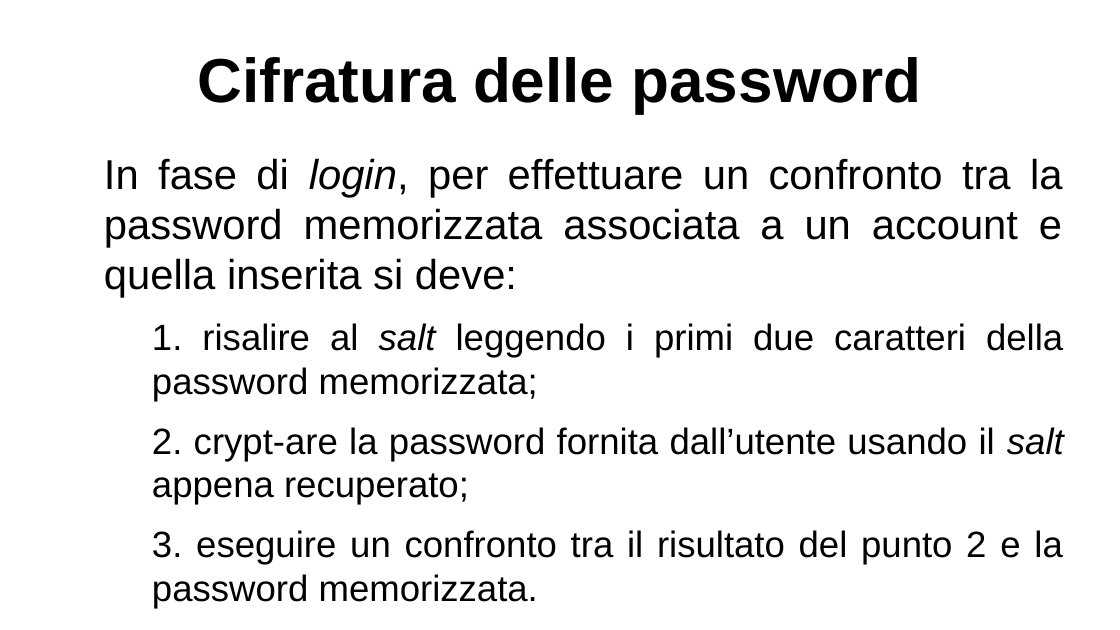
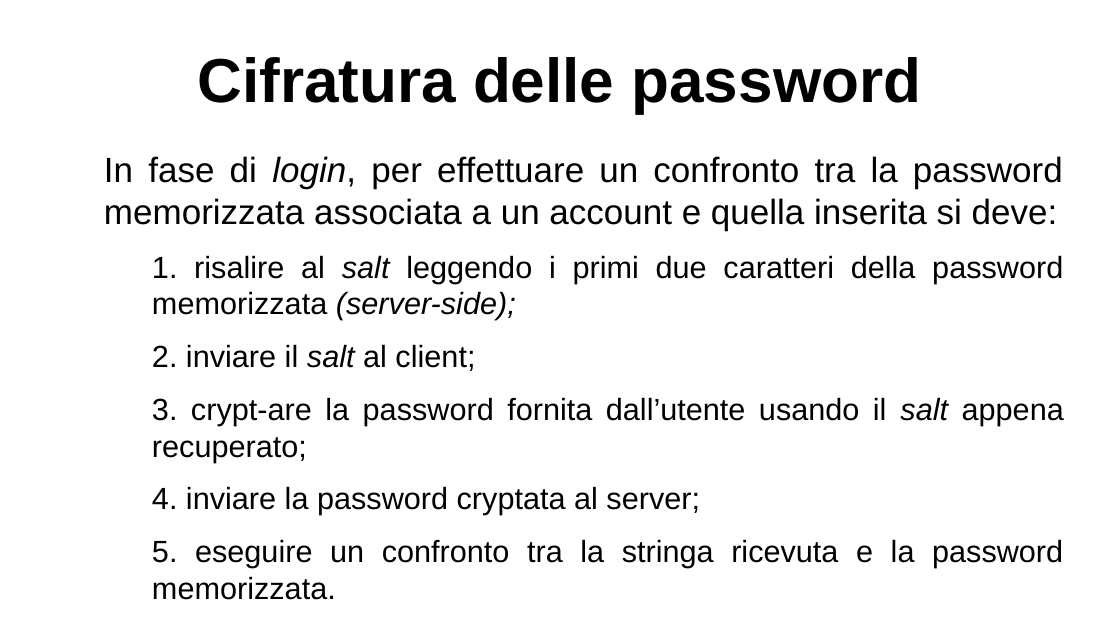
Before and after one commit to lucaMastro/progetto_SO, a slide deck: slide 37 of presentazione_progetto_SO.odp (slide 36 before the commit). Drawn at 1120x630 pixels with LibreOffice and Linux fonts; fonts in the diff are those of the drawing. Boxes give left, top, right and bottom in pixels: in the first picture for what was removed or moved away, otherwise in the second. Text is boxed around its words. In the diff, an @@ line names an element or a change of style, - is before the commit and + after.

Commit message:
modificata crypt_r in crypt, aggiunta inizializzazione seed, gestito l'inserimento di pass nulle o spaziate, modificata la relazione

```diff
--- a/presentazione_progetto_SO.odp
+++ b/presentazione_progetto_SO.odp
@@ text at (104, 156, 1063, 231): size 29.6 to 24.8 pt in "In fase di login, per effettuare un ..." @@
@@ text at (152, 255, 1064, 600): text changed; size 25.9 to 21.7 pt @@
-  1. risalire al salt leggendo i primi due caratteri della password memorizzata;
-  2. crypt-are la password fornita dall’utente usando il salt appena recuperato;
-  3. eseguire un confronto tra il risultato del punto 2 e la password memorizzata.
+  1. risalire al salt leggendo i primi due caratteri della password memorizzata (server-side);
+  2. inviare il salt al client;
+  3. crypt-are la password fornita dall’utente usando il salt appena recuperato;
+  4. inviare la password cryptata al server;
+  5. eseguire un confronto tra la stringa ricevuta e la password memorizzata.
```
Also in this commit, not shown: 2 other slides changed, 3 slides added, 1 slide removed, 1 other file.
